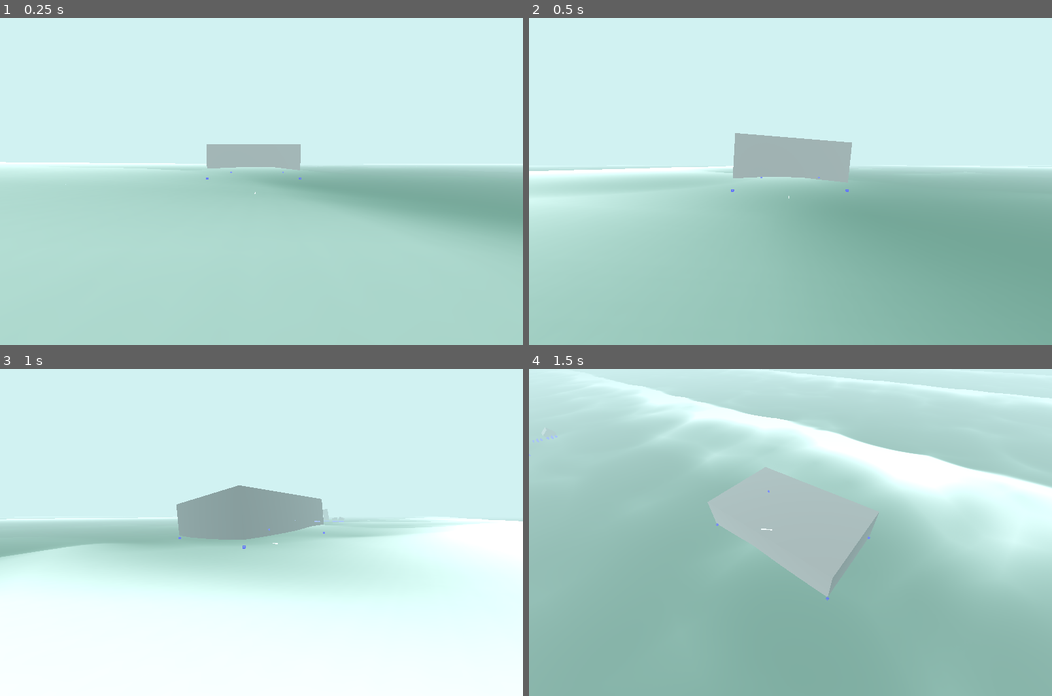
Above: before the commit, frames 1-4 (two rows, left to right).
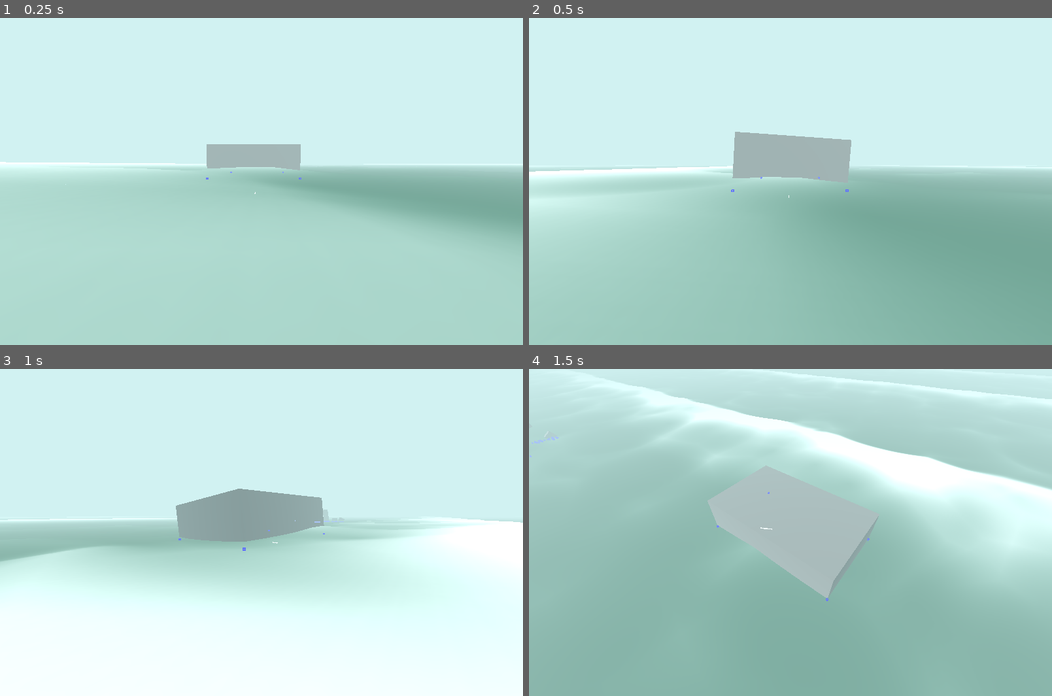
Above: after the commit, the same moments.

Repository: anthonyec/230904_godot_boat_game
Game: Godot game, scene res://main.tscn
Same seed, same stepped clock (60 frames per second), same inputs: the game is played once before the commit and once after it.
Inputs (mouse positions are in pixels of both pictures, inside the frame that each line leads up to):
- Up to frame 1 (0.25 s): no input
- Up to frame 2 (0.5 s): no input
- Up to frame 3 (1 s): move the mouse to (376, 516) at 0.52 s; hold Right (ui_right) from 0.53 s (still down)
- Up to frame 4 (1.5 s): move the mouse to (685, 548) at 1.27 s; release Right (ui_right) at 1.28 s; hold Left (ui_left) from 1.28 s (still down)

Frame 1 is identical in both runs. In frame 2, 0.2% of the frame differs, in the area x 0-96%, y 34-56%; in frame 3, 0.7%; in frame 4, 0.8%, in the area x 0-100%, y 1-71%.

Commit message:
Fix height bug

Diff:
--- a/entities/ocean/ocean.gd
+++ b/entities/ocean/ocean.gd
@@ -71,5 +71,5 @@
 
 	return image.get_pixel(
 		percent_on_plane.x * image_size.x,
-		percent_on_plane.x * image_size.y
+		percent_on_plane.y * image_size.y
 	).r
